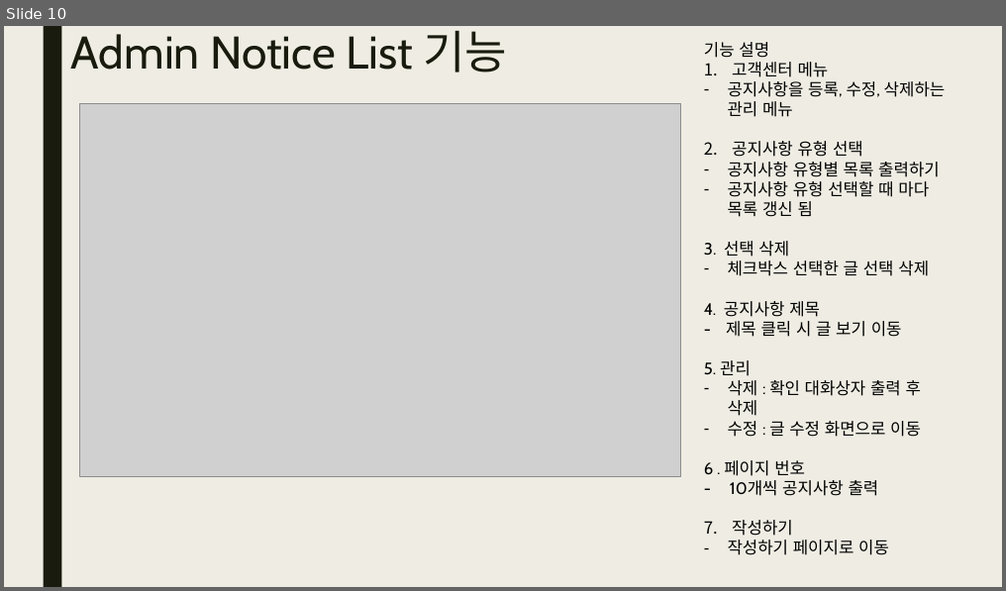
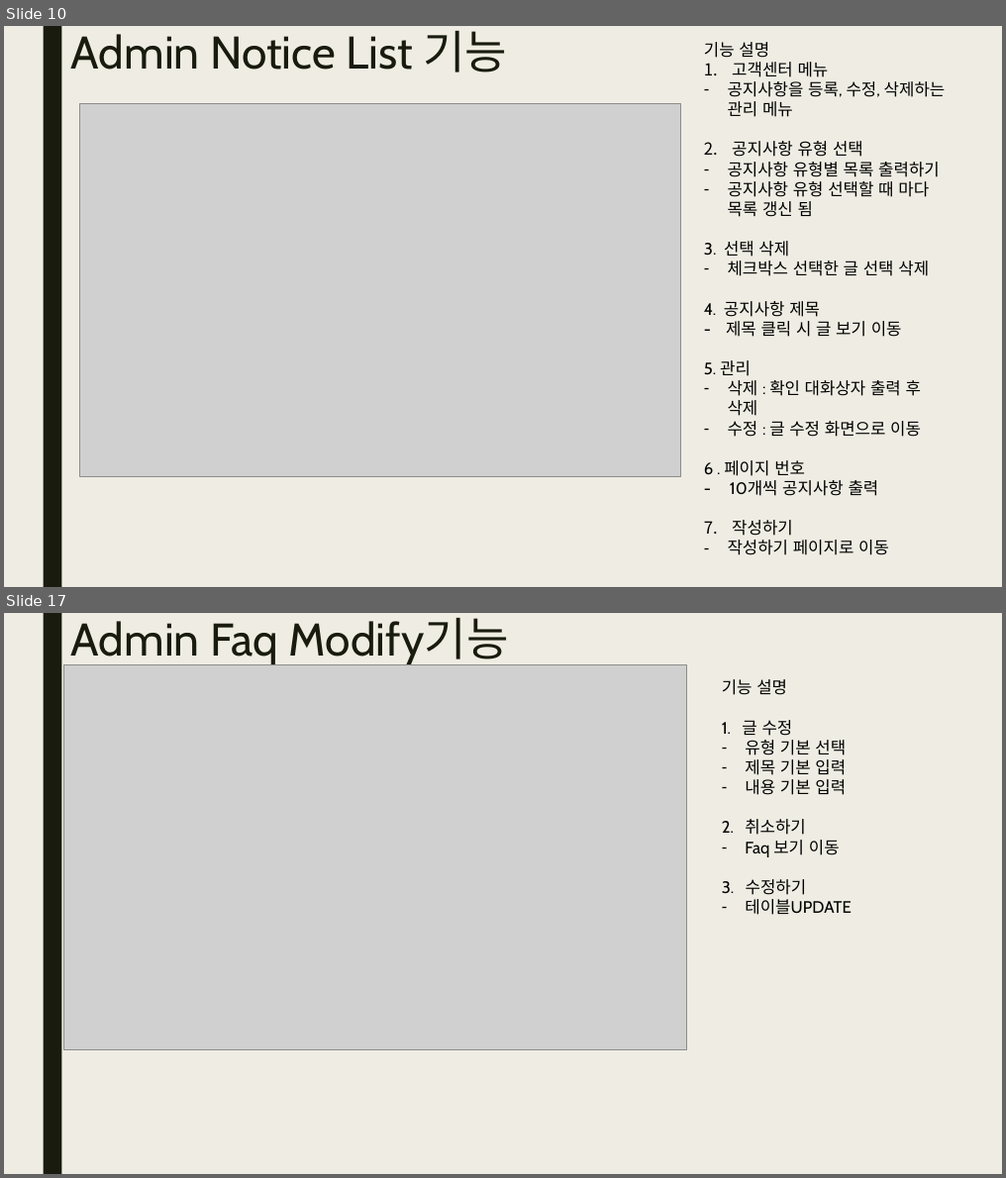
Before and after one commit to yndgow/Kmarket1, a slide deck: 보고서/발표보고서 홍민준.pptx. Shown one above the other, each under a label of ours: slide 10 before the commit, slides 10 and 17 after it; the slides between them are not shown. The pictures are 1006x591 and 1006x1178 pixels, drawn with LibreOffice and Linux fonts; fonts in the diff are those of the drawing; grey boxes stand for pictures. Boxes give left, top, right and bottom in pixels: in the first picture for what was removed or moved away, otherwise in the second. Text is boxed around its words. In the diff, an @@ line names an element or a change of style, - is before the commit and + after.

Commit message:
2022/12/28 ppt admin cs 쪽 추가

```diff
--- a/보고서/발표보고서 홍민준.pptx
+++ b/보고서/발표보고서 홍민준.pptx
@@ slide 17 added at (4,613,1002,1174), background #EFEDE3; not listed: 1 template element that a slide beside it also shows @@
@@ title added at (71,617,509,665), 44 pt, text #191B0E @@
+Admin Faq Modify기능
@@ picture added at (63,664,687,1051) @@
@@ text added at (722,679,851,915), 16 pt, text #000000 @@
+기능 설명
+1. 글 수정
+– 유형 기본 선택
+– 제목 기본 입력
+– 내용 기본 입력
+2. 취소하기
+– Faq 보기 이동
+3. 수정하기
+– 테이블UPDATE
```
Also in this commit, not shown: 8 other slides added.
